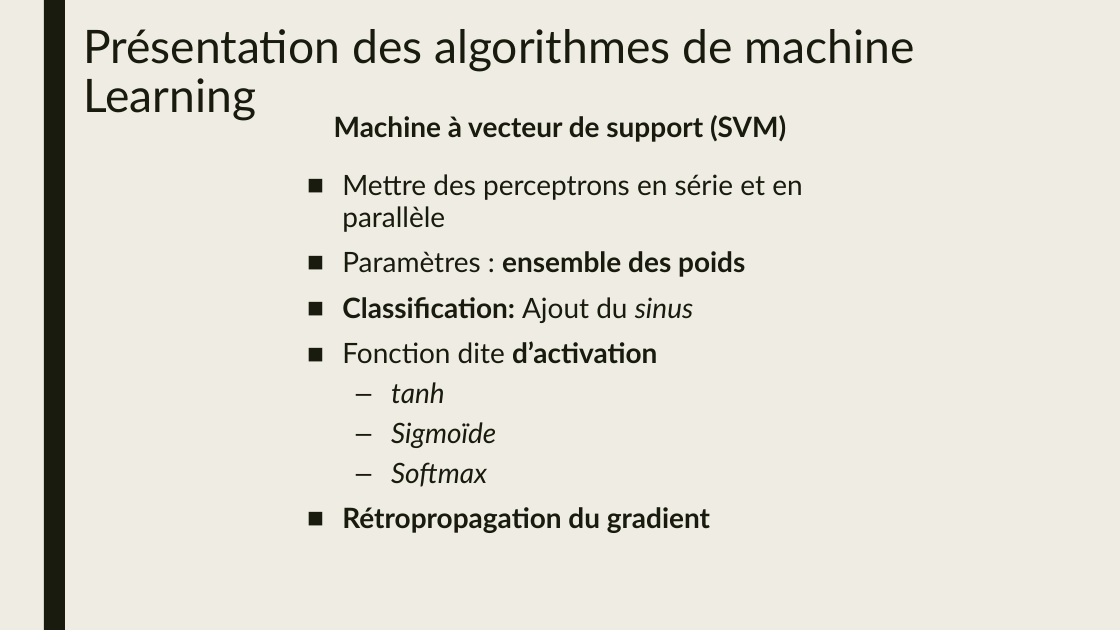
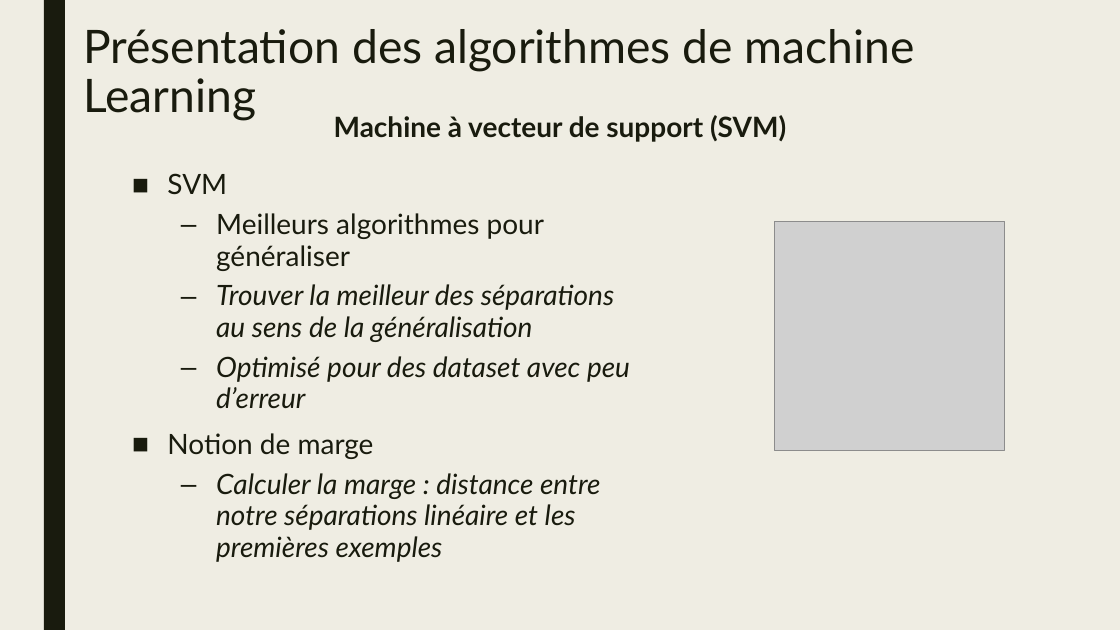
Before and after one commit to natane07/PA-MachineLearning-3ESGI, a slide deck: slide 20 of Project/Docs/Slides/PPT_PA.pptx. Drawn at 1120x630 pixels with LibreOffice and Linux fonts; fonts in the diff are those of the drawing; grey boxes stand for pictures. Boxes give left, top, right and bottom in pixels: in the first picture for what was removed or moved away, otherwise in the second. Text is boxed around its words. In the diff, an @@ line names an element or a change of style, - is before the commit and + after.

Commit message:
PPT v2

```diff
--- a/Project/Docs/Slides/PPT_PA.pptx
+++ b/Project/Docs/Slides/PPT_PA.pptx
@@ text at (x1=167, y1=173, x2=630, y2=562): text changed; italic on @@
-■ Mettre des perceptrons en série et en parallèle
-■ Paramètres : ensemble des poids
-■ Classification: Ajout du sinus
-■ Fonction dite d’activation
-  – tanh
-  – Sigmoïde
-  – Softmax
-■ Rétropropagation du gradient
+■ SVM
+  – Meilleurs algorithmes pour généraliser
+  – Trouver la meilleur des séparations au sens de la généralisation
+  – Optimisé pour des dataset avec peu d’erreur
+■ Notion de marge
+  – Calculer la marge : distance entre notre séparations linéaire et les premières exemples
@@ picture added at (x1=775, y1=221, x2=1006, y2=450) @@
```
Also in this commit, not shown: 4 other slides changed, 8 slides added, 2 slides removed, 3 other files.
